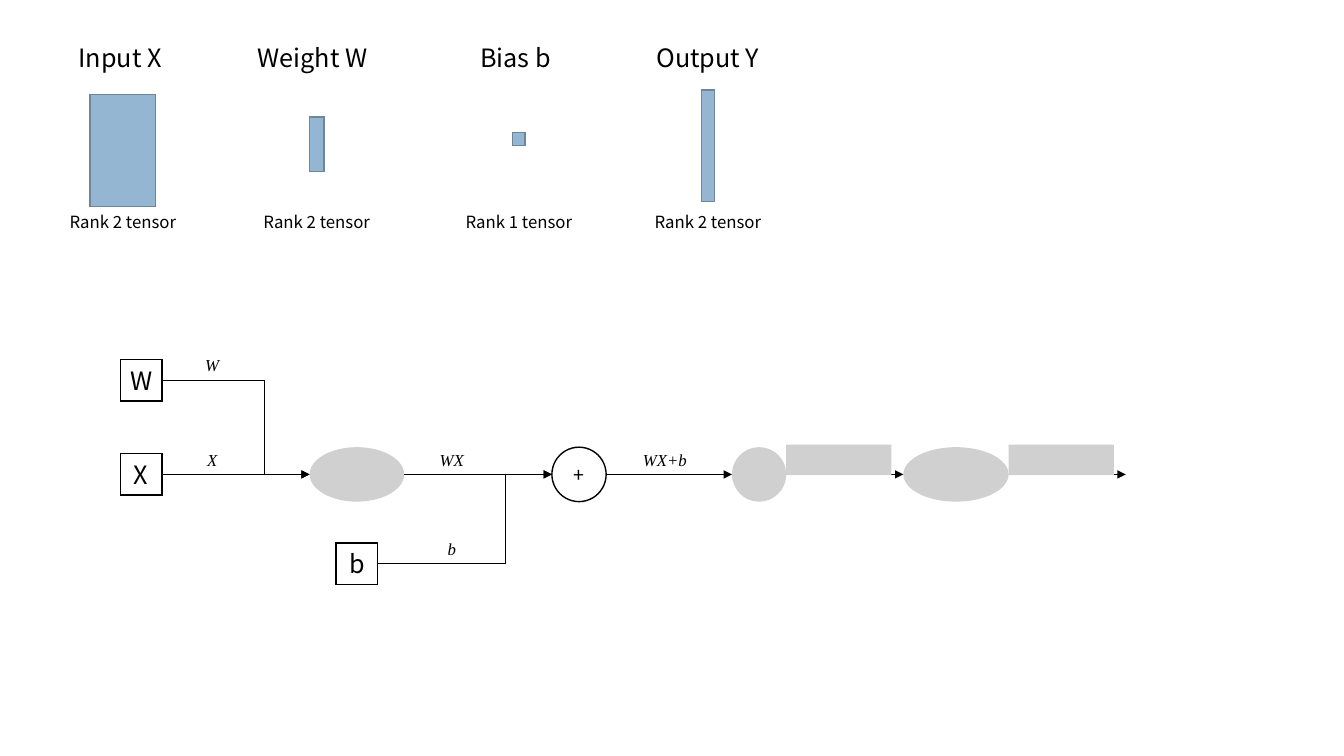
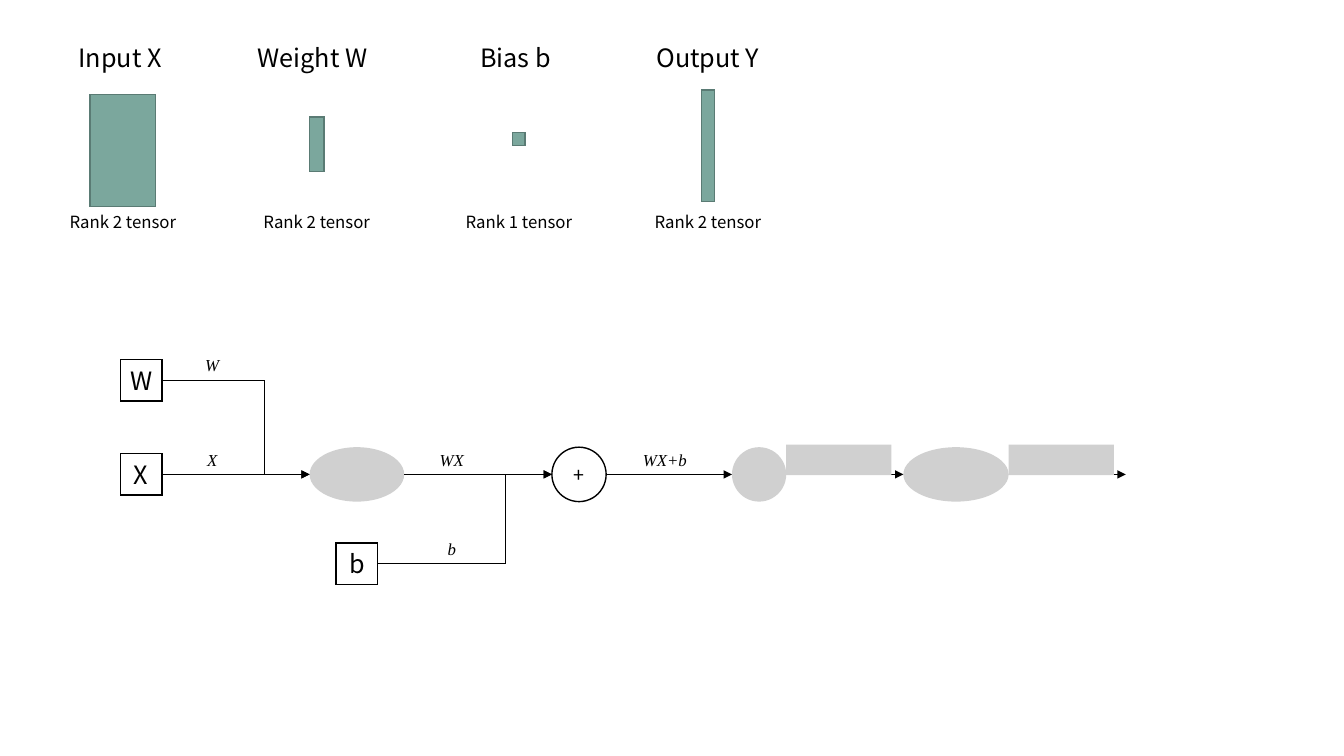
Before and after one commit to taeminlee/taeminlee.github.io_backupo, a slide deck: slide 3 of assets/figures.pptx (slide 1 before the commit). Drawn at 1344x756 pixels with LibreOffice and Linux fonts; fonts in the diff are those of the drawing; grey boxes stand for pictures. Boxes give left, top, right and bottom in pixels: in the first picture for what was removed or moved away, otherwise in the second. Text is boxed around its words. In the diff, an @@ line names an element or a change of style, - is before the commit and + after.

```diff
--- a/assets/figures.pptx
+++ b/assets/figures.pptx
@@ fill #94B6D2 to #7BA79D; outline #6D879B 1 pt to #5B7C74 1 pt in 4 elements at [90,95,155,207], [310,117,324,171], [513,132,525,145], [702,90,715,202] @@
```
Also in this commit, not shown: 24 slides added, 6 other files.
